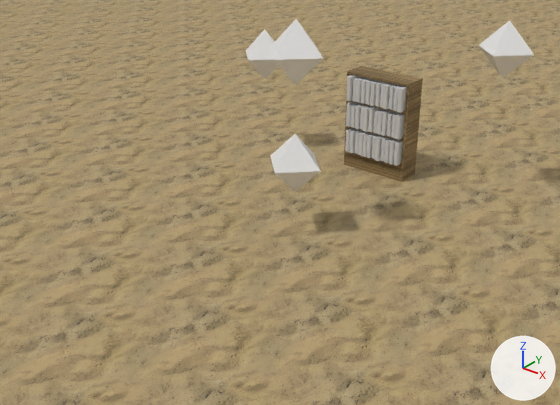
The FBX model RaiderEngine/demo/maps/bookshelf.fbx, before and after one commit.
Before and after are seen from a 50 mm lens placed at (7.59, -12.74, 6.35), pointed at (0.38, -3.73, 0.76). Every picture has the same lights, and +X, +Y and +Z are marked at lower right. Where no turn or scale is listed for an object, it has been applied to the vertices.

Script lines for the objects in view, before the commit:
```python
me_mesh_002 = bpy.data.meshes.new('Mesh.002')
me_mesh_002.from_pydata(...)  # 4 vertices, 2 faces; spans x -25.0..25.0, y -25.0..25.0, z 0.0
me_mesh_002.materials.append(mat_02___default)  # picture img_sand_png
me_mesh_038 = bpy.data.meshes.new('Mesh.038')
me_mesh_038.from_pydata([(0.0, 0.0, 0.535), (0.535, 0.0, 0.0), (0.0, 0.535, 0.0), (-0.535, 0.0, 0.0), (0.0, -0.535, 0.0), (0.0, 0.0, -0.535)], [], [(0, 1, 2), (0, 2, 3), (0, 3, 4), (0, 4, 1), (5, 2, 1), (5, 3, 2), (5, 4, 3), (5, 1, 4)])
me_mesh_041 = bpy.data.meshes.new('Mesh.041')
me_mesh_041.from_pydata([(0.0, 0.0, 0.535), (0.535, 0.0, 0.0), (0.0, 0.535, 0.0), (-0.535, 0.0, 0.0), (0.0, -0.535, 0.0), (0.0, 0.0, -0.535)], [], [(0, 1, 2), (0, 2, 3), (0, 3, 4), (0, 4, 1), (5, 2, 1), (5, 3, 2), (5, 4, 3), (5, 1, 4)])
ob_floor = bpy.data.objects.new('floor', me_mesh_002)
ob_floor.location = (0.0, 0.0, 0.0)
ob_go_movingplatform = bpy.data.objects.new('go_MovingPlatform', me_mesh_038)
ob_go_movingplatform.location = (0.26, -3.17, 1.25)
ob_l_point002 = bpy.data.objects.new('l_point002', me_mesh_041)
ob_l_point002.location = (2.14, 0.58, 2.72)
# also in view: 'bookshelf' at (0.0, 0.0, 1.0); 'l_point001' at (-2.58, -0.53, 2.07); 'l_point' at (0.26, -3.17, 3.14)
```
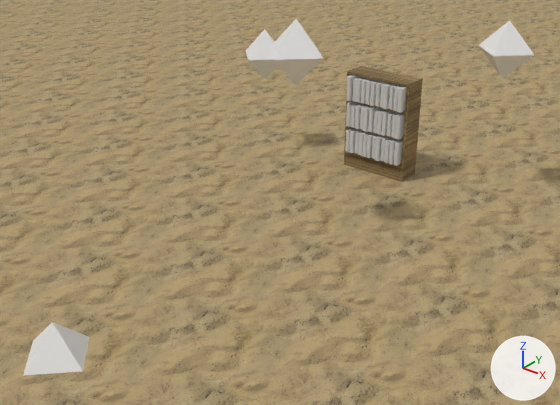
Pixel boxes (x1, y1, x2, y2) of what changed, in the pictures (560 x 405 px):
'go_MovingPlatform', moved: before (270, 134, 320, 192); after (23, 322, 89, 375)

The change, as a diff of the scene's bpy script:
```diff
--- a/RaiderEngine/demo/maps/bookshelf.fbx.py
+++ b/RaiderEngine/demo/maps/bookshelf.fbx.py
@@ ob_go_movingplatform @@
 ob_go_movingplatform = bpy.data.objects.new('go_MovingPlatform', me_mesh_038)
-ob_go_movingplatform.location = (0.26, -3.17, 1.25)
+ob_go_movingplatform.location = (0.0, -8.0, 0.0)
```
